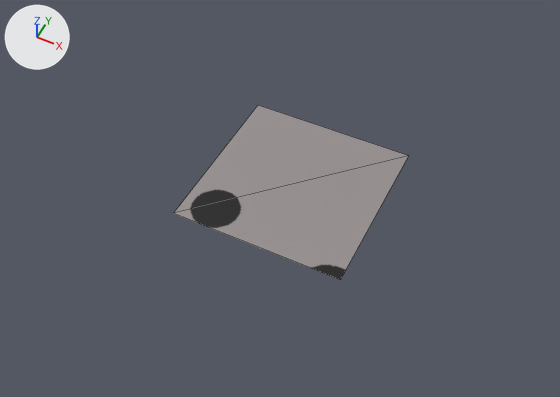
The glTF model Examples/3D/game_assets/floor.gltf: old version first, new version second.
Both versions are drawn from a 50 mm lens placed at (15.3, -32.8, 38.9), pointed at (0.3, -2.8, 1.4). Every picture has the same lights, and +X, +Y and +Z are marked at upper left. Mesh edges are drawn as thin lines.

Script lines for the objects in view, before the commit:
```python
mat_material_001 = principled_material('Material.001')
mat_material_001.texture = img_floor_t
me_cube = bpy.data.meshes.new('Cube')
me_cube.from_pydata(...)  # 4 vertices, 2 faces; spans x -6.01..6.01, y -6.01..6.01, z 0.0
me_cube.materials.append(mat_material_001)  # picture img_floor_t
ob_cube = bpy.data.objects.new('Cube', me_cube)
ob_cube.location = (0.0, 0.0, 0.0)
```
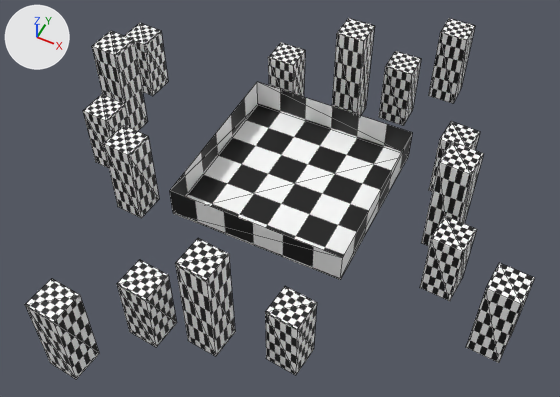
Pixel boxes (x1, y1, x2, y2) of what changed, in the pictures (560 x 397 px):
'Cube', surface changed, reshaped (117% wider, 106% taller)
    before: (173, 105, 408, 280)
    after: (25, 18, 535, 379)
part 1 of me_cube, added
    after: (332, 18, 375, 116)
part 2 of me_cube, added
    after: (379, 51, 421, 126)
part 3 of me_cube, added
    after: (268, 43, 305, 97)
part 4 of me_cube, added
    after: (429, 18, 475, 103)
part 5 of me_cube, added
    after: (25, 23, 535, 379)
part 6 of me_cube, surface changed
    both: (186, 105, 401, 258)

The change in detail:
Picture 'floor_t.png' (img_floor_t_png) is new.
Material 'Material.001' (mat_material_001) changes its picture from img_floor_t to img_floor_t_png.
me_cube is used by ob_cube; location (0.0, 0.0, 0.0).
me_cube had 4 vertices, 2 faces and spanned x -6.01..6.01, y -6.01..6.01, z 0.0.
me_cube now has 136 vertices, 202 faces and spans x -16.35..16.46, y -18.43..15.91, z -1.0..6.56.
me_cube part 1: a new loose piece, a box spanning x -1.0..1.0, y 8.46..10.46, z -1.0..6.56, in mat_material_001 (picture img_floor_t_png).
me_cube part 2: a new loose piece, a box spanning x 2.31..4.31, y 9.83..11.83, z -1.0..3.89, in mat_material_001 (picture img_floor_t_png).
me_cube part 3: a new loose piece, a box spanning x -5.58..-3.58, y 7.0..9.0, z -1.0..3.89, in mat_material_001 (picture img_floor_t_png).
me_cube part 4: a new loose piece, a box spanning x 4.86..6.86, y 13.91..15.91, z -1.0..4.95, in mat_material_001 (picture img_floor_t_png).
Part 5, on me_cube:
52 vertices are added at x -16.35..16.46, y -18.43..6.42, z -1.0..2.23.
24 new vertices lie (0.0, 0.0, 4.89) away from vertices in x -16.35..12.58, y -14.63..6.42, z -1.0.
12 new vertices lie (0.0, 0.0, 7.56) away from vertices in x -15.24..11.45, y -13.59..1.75, z -1.0.
12 new vertices lie (0.0, 0.0, 5.95) away from vertices in x -10.23..16.46, y -18.43..-4.49, z -1.0.
152 new faces join them.
me_cube part 6: 2 kept faces spanning x -6.01..6.01, y -6.01..6.01, z 0.0 get new texture (UV) coordinates.
